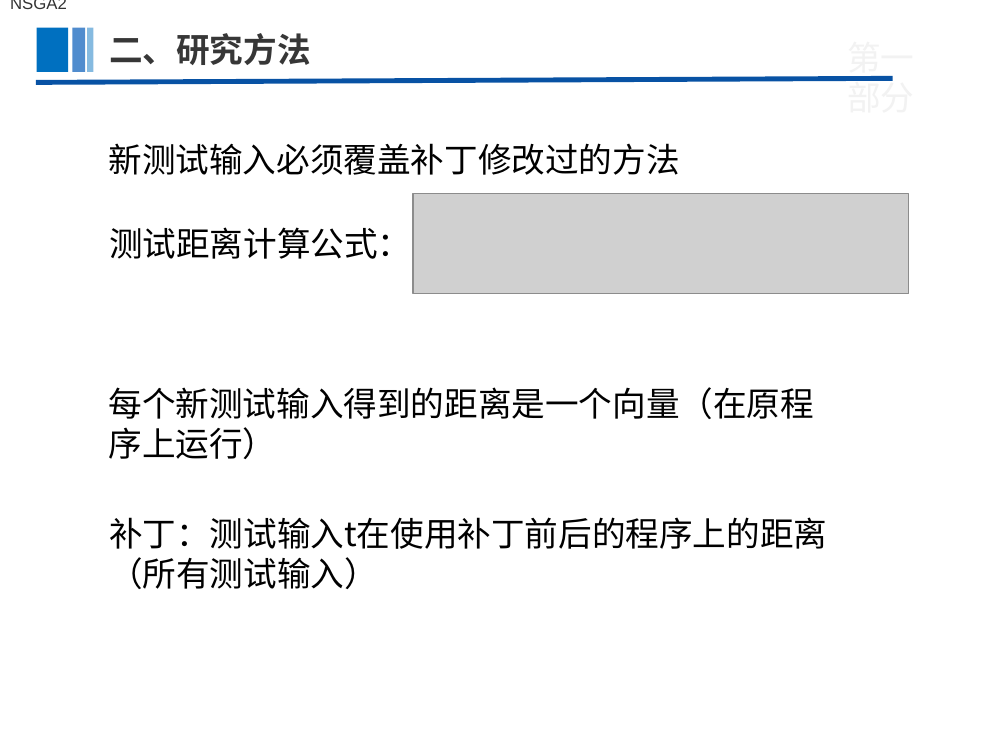
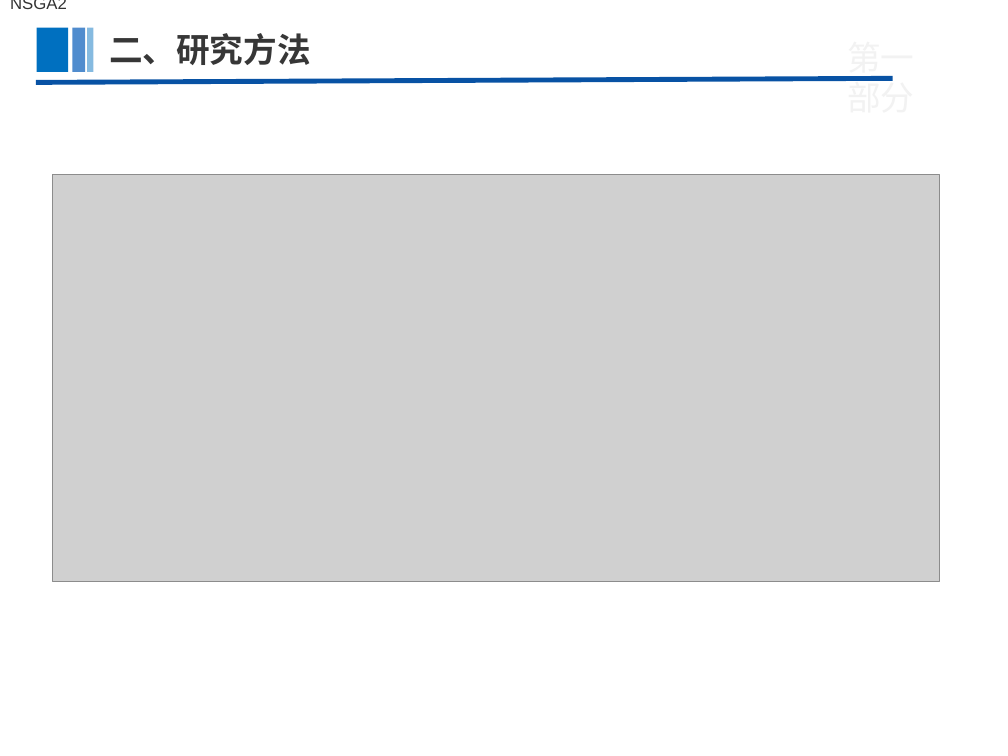
Before and after one commit to zxdemm/paper, a slide deck: slide 6 of 研一上/软件缺陷修复/补丁评估方向/Identifying Patch Correctness in Test-Based Program Repair.pptx. Drawn at 1008x756 pixels with LibreOffice and Linux fonts; fonts in the diff are those of the drawing; grey boxes stand for pictures; background and template pictures are left out. Boxes give left, top, right and bottom in pixels: in the first picture for what was removed or moved away, otherwise in the second. Text is boxed around its words. In the diff, an @@ line names an element or a change of style, - is before the commit and + after.

```diff
--- a/研一上/软件缺陷修复/补丁评估方向/Identifying Patch Correctness in Test-Based Program Repair.pptx
+++ b/研一上/软件缺陷修复/补丁评估方向/Identifying Patch Correctness in Test-Based Program Repair.pptx
@@ text removed at [108,143,679,175] @@
-新测试输入必须覆盖补丁修改过的方法
@@ picture added at [52,174,939,582] @@
@@ picture removed at [413,194,909,294] @@
@@ text removed at [109,227,411,259] @@
-测试距离计算公式：
@@ text removed at [108,387,814,459] @@
-每个新测试输入得到的距离是一个向量（在原程序上运行）
@@ text removed at [109,517,827,589] @@
-补丁：测试输入t在使用补丁前后的程序上的距离（所有测试输入）
```
Also in this commit, not shown: 6 other slides changed, 4 slides added, 10 other files.
